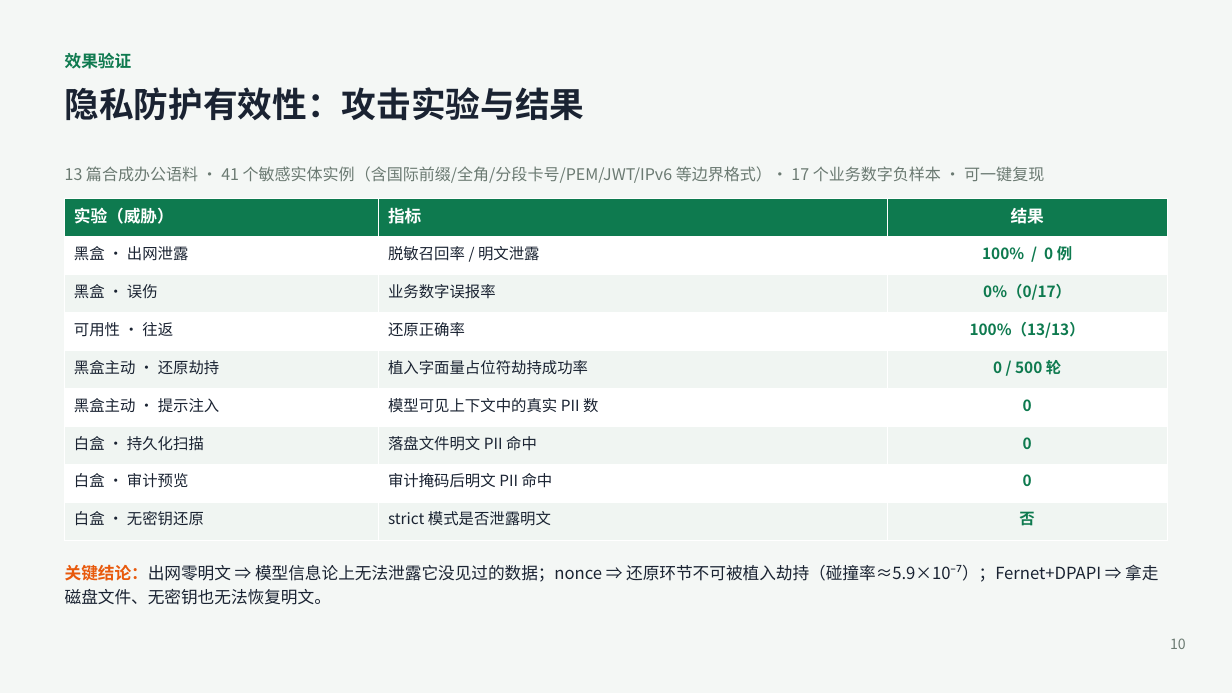
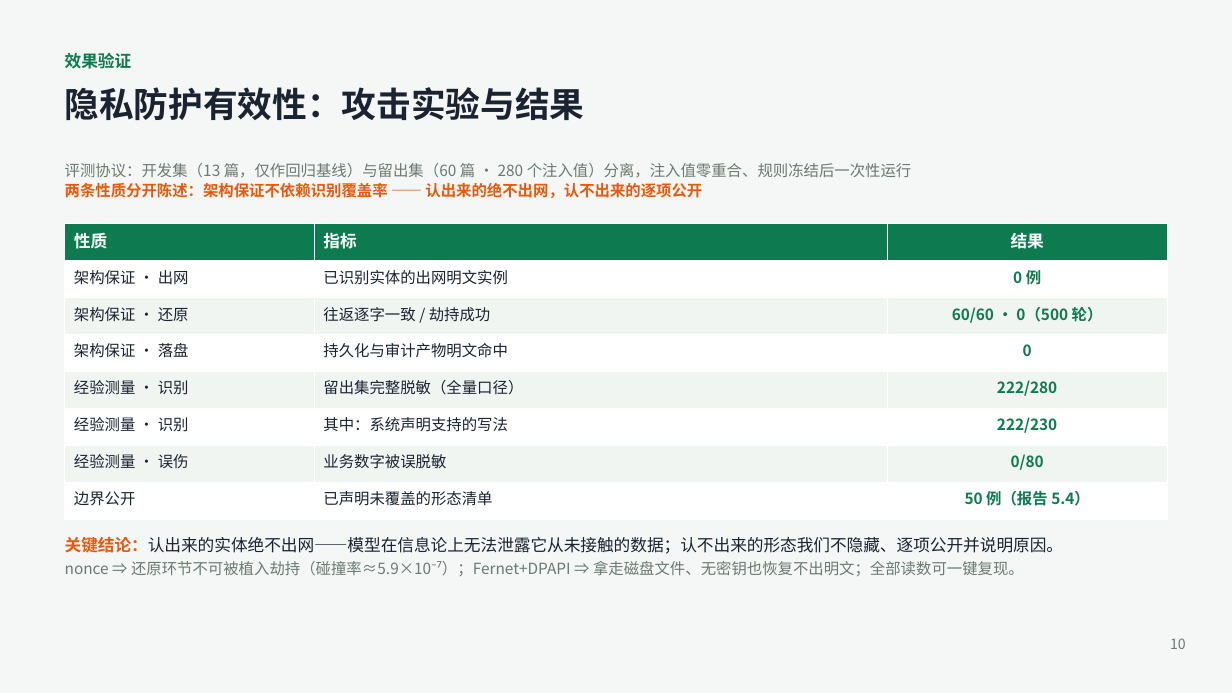
Before and after one commit to Andysun06/yindun-agent, a slide deck: slide 10 of docs/隐盾安全智能体_项目汇报.pptx. Drawn at 1232x693 pixels with LibreOffice and Linux fonts; fonts in the diff are those of the drawing. Boxes give left, top, right and bottom in pixels: in the first picture for what was removed or moved away, otherwise in the second. Text is boxed around its words. In the diff, an @@ line names an element or a change of style, - is before the commit and + after.

Commit message:
V3.4.6 评测方法论整改：留出集评测落地并把「识别覆盖率」与「网关机密性」分开陈述；修复留出集暴露的三类引擎盲区
背景：复赛评审指出"评测基于规模有限的合成样本、100% 召回不宜泛化"。本轮不修补措辞，而是重建评测：
① 新增 tests/privacy_holdout_eval.py（60 篇随机化语料 / 280 个注入值 / 80 个负样本；注入值与开发集零重合自检；规则冻结后一次性运行；在册/未覆盖/全量三口径；往返一致与"部分掩码"零容忍；低于已记录基线即判回归；每轮数值写入评测日志）；默认参数即报告引用口径，--dump/--no-log 为诊断性运行不污染日志。
② 两条性质分开陈述：网关机密性＝架构保证（量词落在"已被识别的实体"上，出网明文 0、劫持 0/500、往返 60/60、白盒持久化与审计命中 0）；识别覆盖率＝经验测量（留出集在册 222/230、全量 222/280），一律带分母并公开 50 例未覆盖形态清单。技术报告/PPT/README/视频脚本不再出现任何"召回 100%"式表述。
③ 留出集驱动修复 privacy_engine 三类真实盲区：JSON 引号键（"password": "…" 等整条不命中）、合同括号注释截断人名窗口（甲方（采购方）：张伟）、19 位非银联卡号漏检且会被后续规则吃掉尾段形成明文残留（分支长度统一到 16–19 位并消除分支遮蔽，仍由 Luhn 精验把关）。
④ 评测器自身加固：开发集分类测试改全字面+占位符双断言；留出集修掉"同文档重名"与"负样本落在实体内"两类度量污染。
验证：22 个套件全量退出码 0；留出集在册 222/230、全量 222/280、误伤 0/80、往返 60/60、部分掩码 0。
交付物同步：技术报告(html+pdf)、PPT(pptx，含修掉一处悬在画布外的脚注)、README、使用说明(md+html+pdf)、视频脚本、版本号 V3.4.6、开发记忆。

```diff
--- a/docs/隐盾安全智能体_项目汇报.pptx
+++ b/docs/隐盾安全智能体_项目汇报.pptx
@@ text at box(65, 163, 912, 198): text changed; size 12.5 to 12 pt @@
-13 篇合成办公语料 · 41 个敏感实体实例（含国际前缀/全角/分段卡号/PEM/JWT/IPv6 等边界格式）· 17 个业务数字负样本 · 可一键复现
+评测协议：开发集（13 篇，仅作回归基线）与留出集（60 篇 · 280 个注入值）分离，注入值零重合、规则冻结后一次性运行
+两条性质分开陈述：架构保证不依赖识别覆盖率 —— 认出来的绝不出网，认不出来的逐项公开
@@ table at box(65, 224, 1167, 519) @@
-row 1: 实验（威胁） | 指标 | 结果
-row 2: 黑盒 · 出网泄露 | 脱敏召回率 / 明文泄露 | 100% / 0 例
-row 3: 黑盒 · 误伤 | 业务数字误报率 | 0%（0/17）
-row 4: 可用性 · 往返 | 还原正确率 | 100%（13/13）
-row 5: 黑盒主动 · 还原劫持 | 植入字面量占位符劫持成功率 | 0 / 500 轮
-row 6: 黑盒主动 · 提示注入 | 模型可见上下文中的真实 PII 数 | 0
-row 7: 白盒 · 持久化扫描 | 落盘文件明文 PII 命中 | 0
-row 8: 白盒 · 审计预览 | 审计掩码后明文 PII 命中 | 0
-row 9: 白盒 · 无密钥还原 | strict 模式是否泄露明文 | 否
+row 1: 性质 | 指标 | 结果
+row 2: 架构保证 · 出网 | 已识别实体的出网明文实例 | 0 例
+row 3: 架构保证 · 还原 | 往返逐字一致 / 劫持成功 | 60/60 · 0（500 轮）
+row 4: 架构保证 · 落盘 | 持久化与审计产物明文命中 | 0
+row 5: 经验测量 · 识别 | 留出集完整脱敏（全量口径） | 222/280
+row 6: 经验测量 · 识别 | 其中：系统声明支持的写法 | 222/230
+row 7: 经验测量 · 误伤 | 业务数字被误脱敏 | 0/80
+row 8: 边界公开 | 已声明未覆盖的形态清单 | 50 例（报告 5.4）
@@ table: place and size @@
-table at box(65, 199, 1167, 541)
+table at box(65, 224, 1167, 519)
@@ text at box(65, 536, 1063, 576): text changed; size 13 to 12 pt; text colour #1A2332 to #6B7A72 @@
-关键结论：出网零明文 ⇒ 模型信息论上无法泄露它没见过的数据；nonce ⇒ 还原环节不可被植入劫持（碰撞率≈5.9×10⁻⁷）；Fernet+DPAPI ⇒ 拿走磁盘文件、无密钥也无法恢复明文。
+关键结论：认出来的实体绝不出网——模型在信息论上无法泄露它从未接触的数据；认不出来的形态我们不隐藏、逐项公开并说明原因。
+nonce ⇒ 还原环节不可被植入劫持（碰撞率≈5.9×10⁻⁷）；Fernet+DPAPI ⇒ 拿走磁盘文件、无密钥也恢复不出明文；全部读数可一键复现。
```
Also in this commit, not shown: 3 other slides changed, 15 other files.
